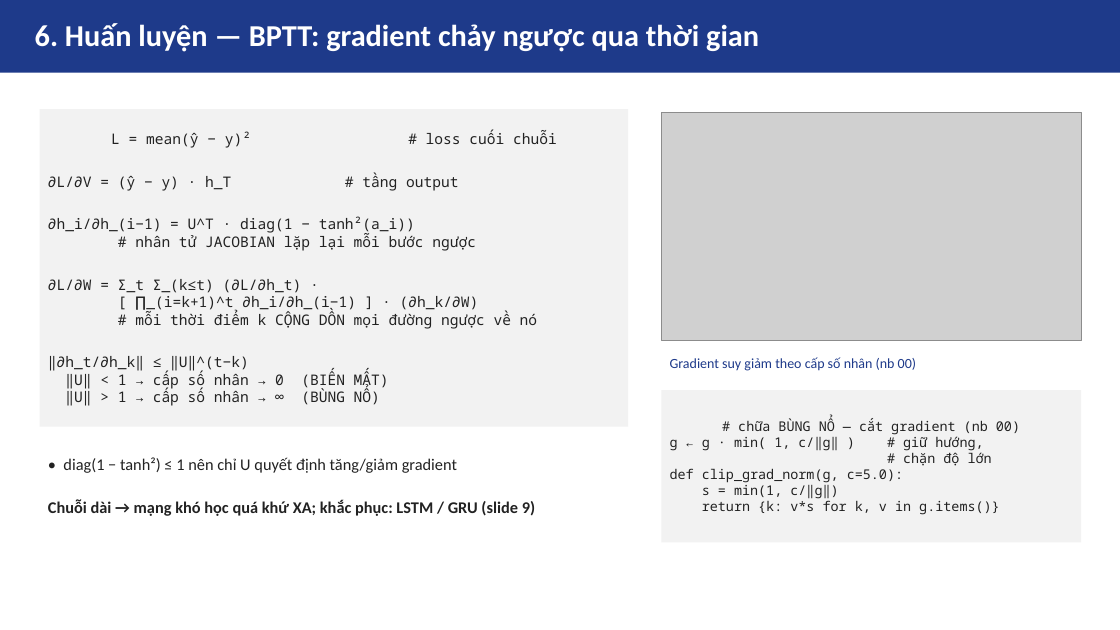
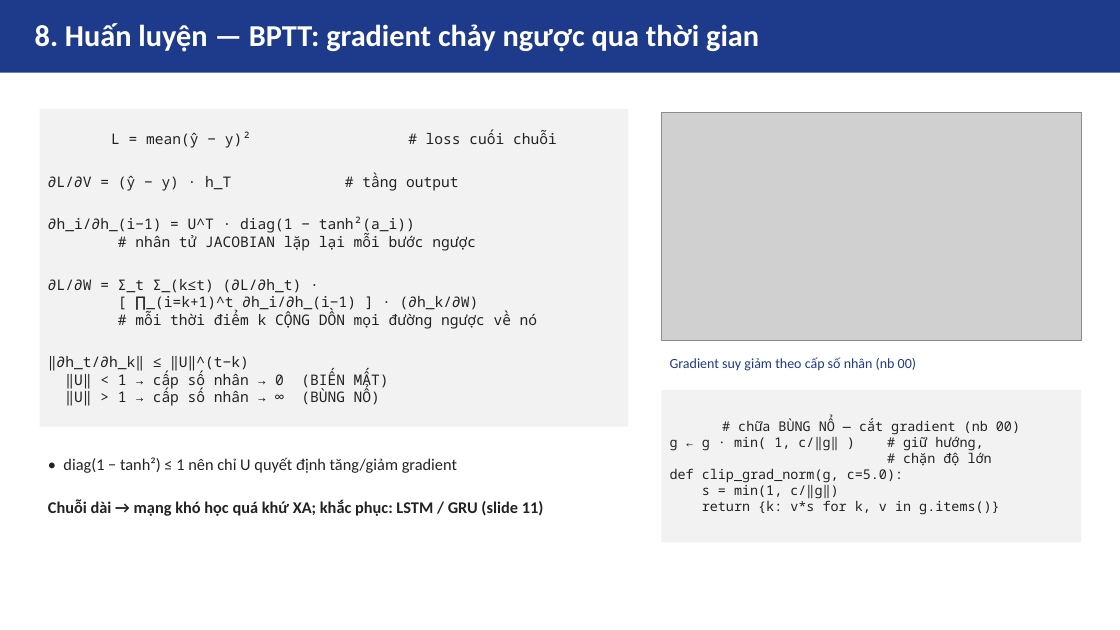
Before and after one commit to lucnguyen1375/HTTM-Presentation, a slide deck: slide 8 of asm06/slides/rnn.pptx (slide 6 before the commit). Drawn at 1120x630 pixels with LibreOffice and Linux fonts; fonts in the diff are those of the drawing; grey boxes stand for pictures. Boxes give left, top, right and bottom in pixels: in the first picture for what was removed or moved away, otherwise in the second. Text is boxed around its words. In the diff, an @@ line names an element or a change of style, - is before the commit and + after.

```diff
--- a/asm06/slides/rnn.pptx
+++ b/asm06/slides/rnn.pptx
@@ text at (35, 23, 759, 52): text changed @@
-6. Huấn luyện — BPTT: gradient chảy ngược qua thời gian
+8. Huấn luyện — BPTT: gradient chảy ngược qua thời gian
@@ text at (48, 500, 544, 516): text changed @@
-Chuỗi dài → mạng khó học quá khứ XA; khắc phục: LSTM / GRU (slide 9)
+Chuỗi dài → mạng khó học quá khứ XA; khắc phục: LSTM / GRU (slide 11)
```
Also in this commit, not shown: 6 other slides changed, 2 slides added, 1 other file.
